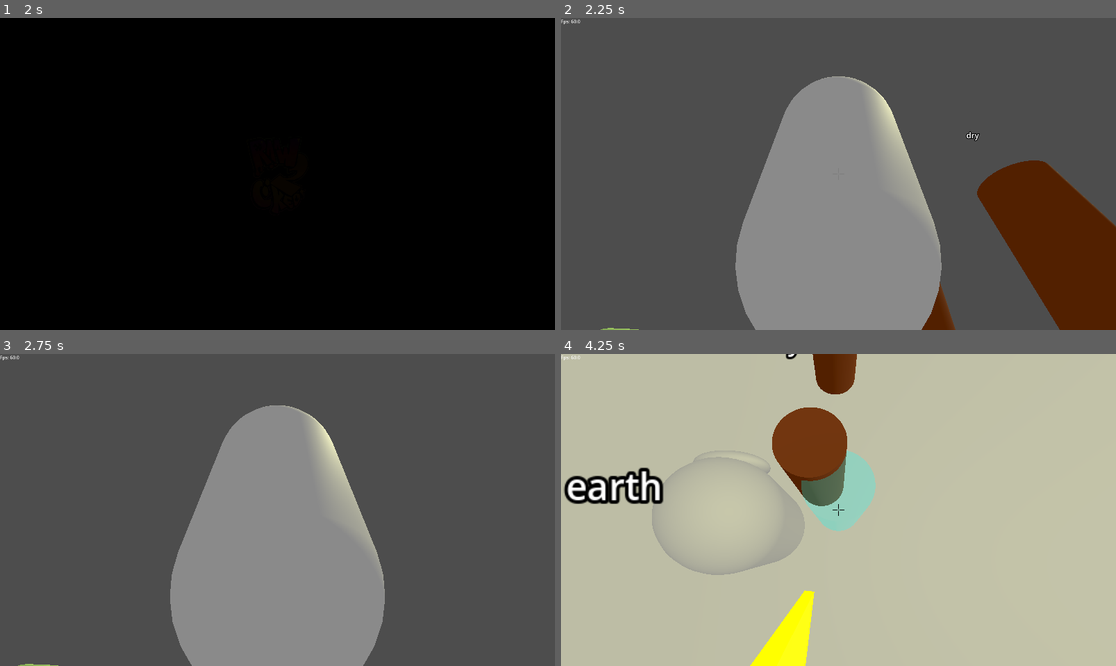
Above: before the commit, frames 1-4 (two rows, left to right).
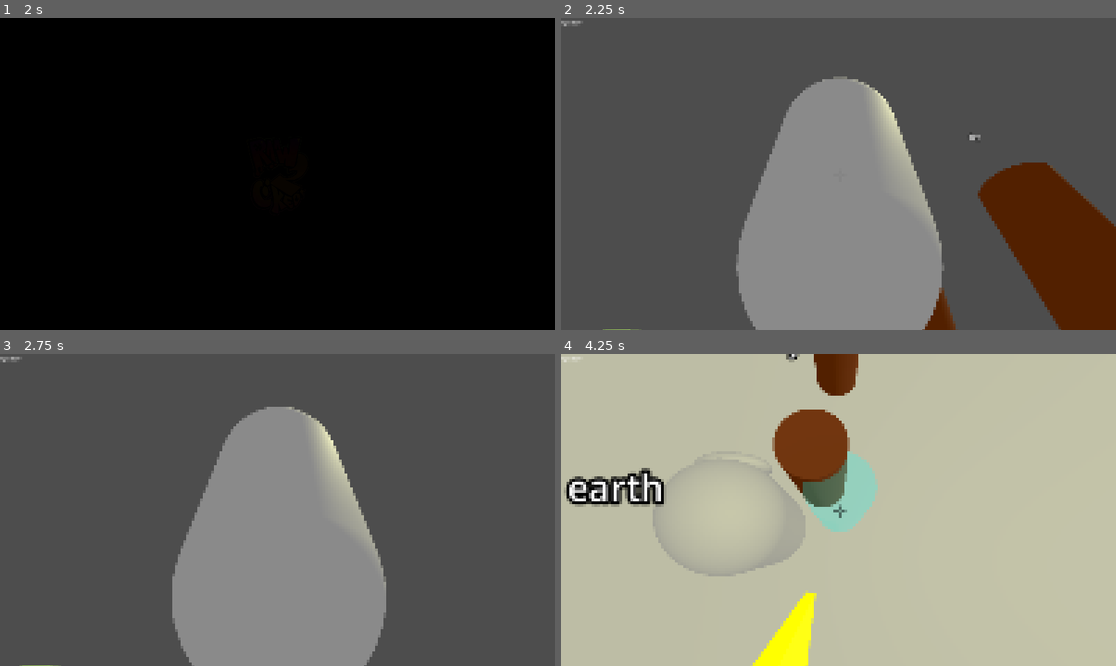
Above: after the commit, the same moments.

Repository: JZxAkuma/FIT2145-Game-Prototype-1
Game: Godot game, scene res://logo_splash_screen.tscn
Same seed, same stepped clock (60 frames per second), same inputs: the game is played once before the commit and once after it.
Inputs (mouse positions are in pixels of both pictures, inside the frame that each line leads up to):
- Up to frame 1 (2 s): tap Enter (ui_accept) at 0.5, 0.77, 1.52 s; move the mouse to (399, 158) at 0.52 s; hold D (right) 0.53-1.28 s; hold Right mouse button (aim) 0.53-1.28 s; move the mouse to (166, 189) at 1.27 s; hold S (down) from 1.28 s (still down); tap Mouse wheel down (scroll_down) at 1.35 s
- Up to frame 2 (2.25 s): move the mouse to (894, 105) at 2.02 s; release S (down) at 2.03 s; hold D (right) from 2.03 s (still down); tap Mouse wheel up (scroll_up) at 2.1 s
- Up to frame 3 (2.75 s): keep holding D (right)
- Up to frame 4 (4.25 s): move the mouse to (832, 516) at 2.77 s; release D (right) at 2.78 s; hold Up (ui_up) from 2.78 s (still down); click (832, 516) at 2.85 s; tap Enter (ui_accept) at 3.02, 3.77 s; move the mouse to (877, 513) at 3.52 s; hold Right mouse button (aim) from 3.53 s (still down)

Frame 1 is identical in both runs. In frame 2, 0.9% of the frame differs, in the area x 0-100%, y 0-100%; in frame 3, 0.6%; in frame 4, 2.3%, in the area x 0-58%, y 0-100%.

Commit message:
Pixelation shader prototype added
It's meant to make the screen look pixelated.

Diff:
--- /dev/null
+++ b/Environmental_Assets/Pixelation.gdshader
@@ -0,0 +1,15 @@
+shader_type canvas_item;
+
+uniform sampler2D screen_texture : hint_screen_texture, filter_nearest;
+uniform float pixel_size : hint_range(1.0, 16.0) = 4.0;
+
+void fragment()
+{
+    vec2 resolution = 1.0 / SCREEN_PIXEL_SIZE;
+
+    vec2 uv = floor(SCREEN_UV * resolution / pixel_size)
+            * pixel_size
+            / resolution;
+
+    COLOR = texture(screen_texture, uv);
+}
--- a/world.tscn
+++ b/world.tscn
@@ -8,6 +8,7 @@
 [ext_resource type="Material" uid="uid://028c08pjbb83" path="res://Environmental_Assets/Grass/Grass.tres" id="6_pkg7o"]
 [ext_resource type="Texture2D" uid="uid://rc1irx78aoba" path="res://Environmental_Assets/Grass/GrassBlocks_standardSurface1_BaseColor.png" id="7_gbfbk"]
 [ext_resource type="PackedScene" uid="uid://6kam6bi8678n" path="res://level component/Grass Blocks/grass_block_bevel_bottom.tscn" id="8_gbfbk"]
+[ext_resource type="Shader" uid="uid://yco8p8a5gjbo" path="res://Environmental_Assets/Pixelation.gdshader" id="9_ioo17"]
 
 [sub_resource type="Environment" id="Environment_f3sb7"]
 background_color = Color(0.840869, 1, 0.97624, 1)
@@ -208,6 +209,10 @@
 blend_shape_mode = 0
 shadow_mesh = SubResource("ArrayMesh_wb3ry")
 
+[sub_resource type="ShaderMaterial" id="ShaderMaterial_wse8f"]
+shader = ExtResource("9_ioo17")
+shader_parameter/pixel_size = 4.0
+
 [node name="world" type="Node3D"]
 script = ExtResource("1_fj7yv")
 
@@ -432,3 +437,13 @@
 
 [node name="Grass block Bevel Bottom" parent="." instance=ExtResource("8_gbfbk")]
 transform = Transform3D(1, 0, 0, 0, 1, 0, 0, 0, 1, -35.9367, 0.251518, 5.77436)
+
+[node name="PixelShader" type="CanvasLayer" parent="."]
+
+[node name="ColorRect" type="ColorRect" parent="PixelShader"]
+material = SubResource("ShaderMaterial_wse8f")
+anchors_preset = 15
+anchor_right = 1.0
+anchor_bottom = 1.0
+grow_horizontal = 2
+grow_vertical = 2
Not shown, added: Environmental_Assets/Pixelation.gdshader.uid
Not shown: 1 places in world.tscn that only renumber resources
